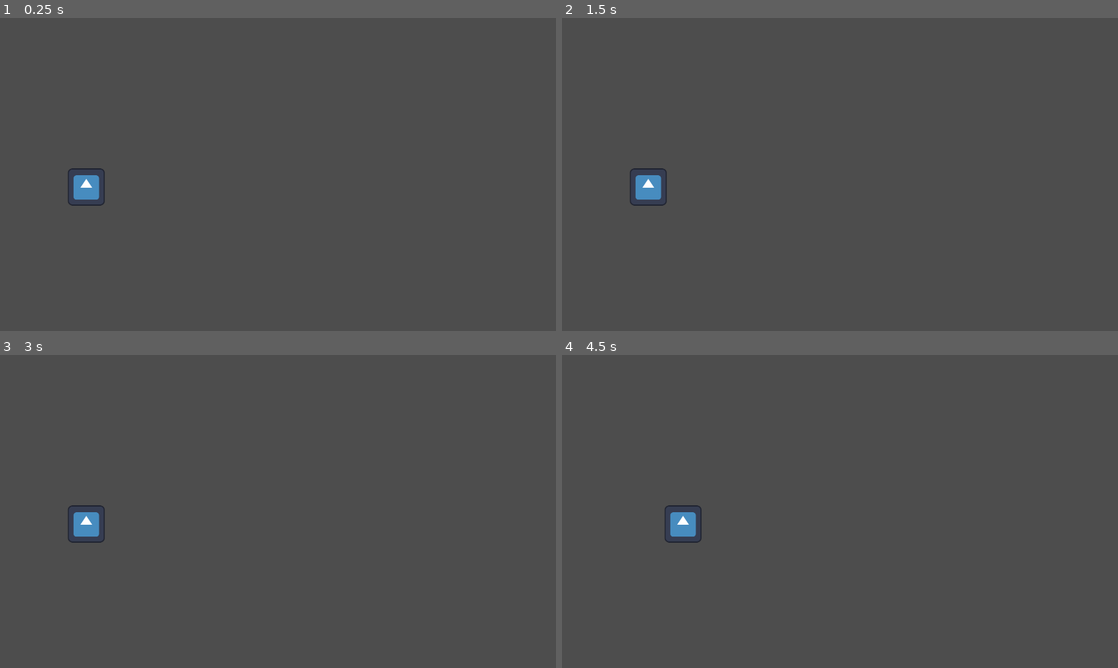
Above: before the commit, frames 1-4 (two rows, left to right).
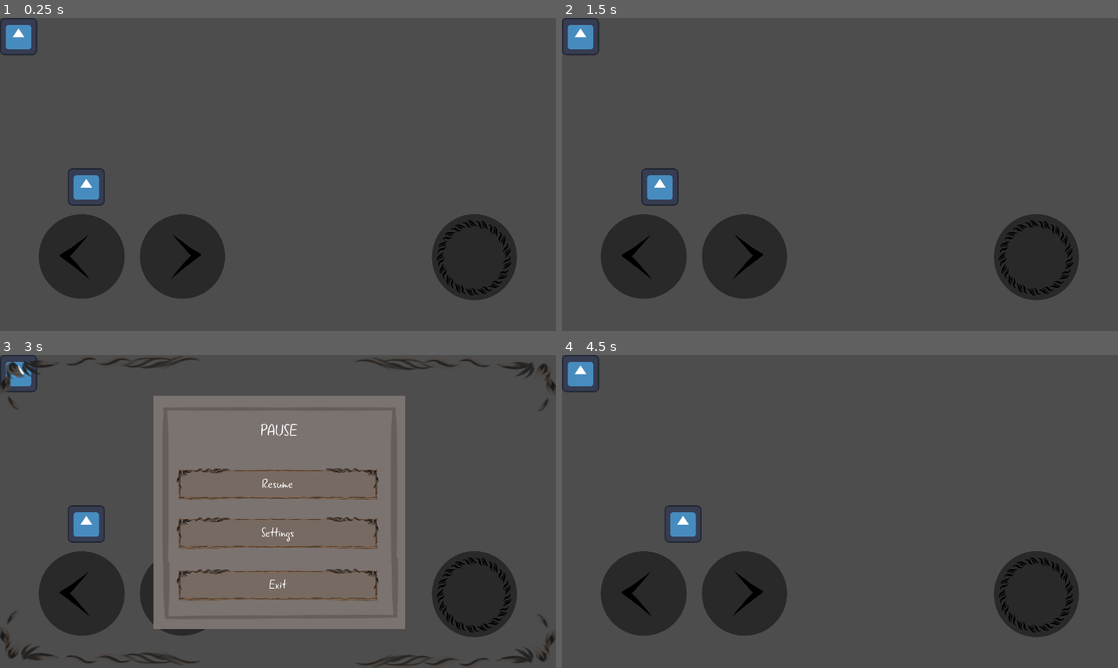
Above: after the commit, the same moments.

Repository: x1000sag/LiniRPGjp
Game: Godot game, scene res://scenes/test_scene.tscn
Same seed, same stepped clock (60 frames per second), same inputs: the game is played once before the commit and once after it. The engine's default icon, where the game draws it, is replaced by a stand-in: a white triangle on a blue panel in a dark square.
Inputs (mouse positions are in pixels of both pictures, inside the frame that each line leads up to):
- Up to frame 1 (0.25 s): no input
- Up to frame 2 (1.5 s): click (745, 255) at 0.52 s; click (1034, 255) at 1.27 s
- Up to frame 3 (3 s): click (83, 592) at 2.02 s; click (16, 373) at 2.77 s
- Up to frame 4 (4.5 s): click (840, 483) at 3.5 s, where only the run after the commit has a clickable "Resume"; tap Enter at 4.25 s; move the mouse to (962, 495) at 4.27 s; hold D (right) from 4.28 s (still down); tap F (interact) at 4.35 s

The runs differ from the first frame. In frame 1, 10% of the frame differs, in the area x 0-93%, y 0-91%; in frame 2, 11%; in frame 3, 42%, in the area x 0-100%, y 0-100%; in frame 4, 10%.

Commit message:
03.01 v3
Android controls

Diff:
--- a/scenes/characters/sripts/main_character.gd
+++ b/scenes/characters/sripts/main_character.gd
@@ -3,16 +3,19 @@
 @export var speed:int
 @onready var ray:RayCast2D = $RayCast2D
 var colider = null
+var an_right:bool
+var an_interact:bool
+var an_left:bool
 
 func _input(event):
 	if Input.is_action_just_pressed("interact"):
 		pass
 
 func _physics_process(delta):
-	if Input.is_action_pressed("right"):
+	if Input.is_action_pressed("right") or an_right:
 		velocity.x = 1
 		$AnimationPlayer/AnimationTree["parameters/idle/blend_position"] = velocity.x
-	elif Input.is_action_pressed("left"):
+	elif Input.is_action_pressed("left") or an_left:
 		velocity.x = -1
 		$AnimationPlayer/AnimationTree["parameters/idle/blend_position"] = velocity.x
 	move_and_collide(velocity*speed)
@@ -20,9 +23,22 @@
 	if ray.is_colliding():
 		colider = ray.get_collider()
 		colider.highlight(true)
-		if Input.is_action_just_pressed("interact") and colider.has_method("interacted"):
+		if Input.is_action_just_pressed("interact") or an_interact and colider.has_method("interacted"):
 			colider.interacted(self)
 	else:
 		if colider != null:
 			colider.highlight(false)
 		colider = null
+
+
+
+func _on_android_controls_an_left_s(BOOL):
+	an_left = BOOL
+
+
+func _on_android_controls_an_right_s(BOOL):
+	an_right = BOOL
+
+
+func _on_android_controls_an_use_s(BOOL):
+	an_interact = BOOL
--- a/scenes/components/script/init_window_component.gd
+++ b/scenes/components/script/init_window_component.gd
@@ -2,19 +2,24 @@
 
 @onready var Menu = preload("res://scenes/ui/esc_menu.tscn")
 @onready var child=Menu.instantiate()
+var an_menu:bool
 
 func _input(event):
 	if !get_parent().has_node("Esc_Menu") and !get_parent().has_node("Window_button"):
-		if event is InputEventKey and event.pressed and event.keycode == KEY_ESCAPE:
+		if (event is InputEventKey and event.pressed and event.keycode == KEY_ESCAPE) or an_menu:
 			Menu = preload("res://scenes/ui/esc_menu.tscn")
 			child=Menu.instantiate()
 			get_parent().add_child(child)
 	elif get_parent().has_node("Window_button"):
-		if event is InputEventKey and event.pressed and event.keycode == KEY_ESCAPE:
+		if (event is InputEventKey and event.pressed and event.keycode == KEY_ESCAPE) or an_menu:
 			Menu = preload("res://scenes/ui/esc_menu.tscn")
 			child=Menu.instantiate()
 			get_parent().add_child(child)
 			get_parent().get_node("Window_button").queue_free()
 	elif get_parent().has_node("Esc_Menu"):
-		if event is InputEventKey and event.pressed and event.keycode == KEY_ESCAPE:
+		if (event is InputEventKey and event.pressed and event.keycode == KEY_ESCAPE) or an_menu:
 			get_parent().get_node("Esc_Menu").queue_free()
+
+
+func _on_android_controls_an_menu_s(BOOL):
+	an_menu = BOOL
--- a/scenes/test_scene.tscn
+++ b/scenes/test_scene.tscn
@@ -1,9 +1,10 @@
-[gd_scene load_steps=7 format=3 uid="uid://bcqjyvh0j3s5b"]
+[gd_scene load_steps=8 format=3 uid="uid://bcqjyvh0j3s5b"]
 
 [ext_resource type="PackedScene" uid="uid://b3vxdciu3dyrk" path="res://scenes/characters/main_character.tscn" id="1_a40uw"]
 [ext_resource type="PackedScene" uid="uid://ct87cjrs67r5v" path="res://scenes/components/init_window_component.tscn" id="2_h8mvf"]
 [ext_resource type="PackedScene" uid="uid://yjiqvk3ke2nc" path="res://scenes/components/interactive_class.tscn" id="3_6wx6q"]
 [ext_resource type="PackedScene" uid="uid://6ngc6hxprc4r" path="res://scenes/ui/diolog.tscn" id="4_jd0lo"]
+[ext_resource type="PackedScene" uid="uid://ch5xms4qvyosu" path="res://scenes/ui/android_controls.tscn" id="5_ckwps"]
 
 [sub_resource type="PhysicsMaterial" id="PhysicsMaterial_8wduo"]
 
@@ -13,8 +14,6 @@
 [node name="Test_scene" type="Node2D"]
 
 [node name="init_window_component" parent="." instance=ExtResource("2_h8mvf")]
-
-[node name="dialog" parent="." instance=ExtResource("4_jd0lo")]
 
 [node name="wall" type="StaticBody2D" parent="."]
 physics_material_override = SubResource("PhysicsMaterial_8wduo")
@@ -29,3 +28,12 @@
 
 [node name="test_iteract_area" parent="." instance=ExtResource("3_6wx6q")]
 position = Vector2(1527, 583)
+
+[node name="android_controls" parent="." instance=ExtResource("5_ckwps")]
+
+[node name="dialog" parent="." instance=ExtResource("4_jd0lo")]
+
+[connection signal="an_left_s" from="android_controls" to="MainCharacter" method="_on_android_controls_an_left_s"]
+[connection signal="an_menu_s" from="android_controls" to="init_window_component" method="_on_android_controls_an_menu_s"]
+[connection signal="an_right_s" from="android_controls" to="MainCharacter" method="_on_android_controls_an_right_s"]
+[connection signal="an_use_s" from="android_controls" to="MainCharacter" method="_on_android_controls_an_use_s"]
--- /dev/null
+++ b/scenes/ui/android_controls.tscn
@@ -0,0 +1,51 @@
+[gd_scene load_steps=6 format=3 uid="uid://ch5xms4qvyosu"]
+
+[ext_resource type="Texture2D" uid="uid://c3uvl2jtrwgix" path="res://resources/textures/android_controls/Interact.png" id="1_bkykj"]
+[ext_resource type="Script" path="res://scenes/ui/sripts/android_controls.gd" id="1_im1h1"]
+[ext_resource type="Texture2D" uid="uid://yd07jofs38s8" path="res://resources/textures/android_controls/right.png" id="2_y3g7i"]
+[ext_resource type="Texture2D" uid="uid://cnrxkrur1c2th" path="res://resources/textures/android_controls/Left.png" id="4_at5px"]
+[ext_resource type="Texture2D" uid="uid://dx7a50s751rn4" path="res://icon.svg" id="5_7bxxl"]
+
+[node name="android_controls" type="CanvasLayer"]
+script = ExtResource("1_im1h1")
+
+[node name="right" type="TextureButton" parent="."]
+offset_left = 477.0
+offset_top = 673.0
+offset_right = 783.0
+offset_bottom = 974.0
+texture_normal = ExtResource("2_y3g7i")
+ignore_texture_size = true
+stretch_mode = 0
+
+[node name="interact" type="TextureButton" parent="."]
+offset_left = 1487.0
+offset_top = 673.0
+offset_right = 1789.0
+offset_bottom = 978.0
+texture_normal = ExtResource("1_bkykj")
+ignore_texture_size = true
+stretch_mode = 0
+
+[node name="left" type="TextureButton" parent="."]
+offset_left = 128.0
+offset_top = 673.0
+offset_right = 434.0
+offset_bottom = 974.0
+texture_normal = ExtResource("4_at5px")
+ignore_texture_size = true
+stretch_mode = 0
+
+[node name="menu" type="TextureButton" parent="."]
+offset_right = 40.0
+offset_bottom = 40.0
+texture_normal = ExtResource("5_7bxxl")
+
+[connection signal="button_down" from="right" to="." method="_on_right_button_down"]
+[connection signal="button_up" from="right" to="." method="_on_right_button_up"]
+[connection signal="button_down" from="interact" to="." method="_on_interact_button_down"]
+[connection signal="button_up" from="interact" to="." method="_on_interact_button_up"]
+[connection signal="button_down" from="left" to="." method="_on_left_button_down"]
+[connection signal="button_up" from="left" to="." method="_on_left_button_up"]
+[connection signal="button_down" from="menu" to="." method="_on_menu_button_down"]
+[connection signal="button_up" from="menu" to="." method="_on_menu_button_up"]
--- /dev/null
+++ b/scenes/ui/sripts/android_controls.gd
@@ -0,0 +1,41 @@
+extends CanvasLayer
+
+signal an_left_s(BOOL:bool)
+signal an_right_s(BOOL:bool)
+signal an_use_s(BOOL:bool)
+signal an_menu_s(BOOL:bool)
+
+
+
+func _on_right_button_down():
+	emit_signal("an_right_s", true)
+
+
+func _on_right_button_up():
+	emit_signal("an_right_s", false)
+
+
+
+func _on_interact_button_down():
+	emit_signal("an_use_s", true)
+
+
+func _on_interact_button_up():
+	emit_signal("an_use_s", false)
+
+
+
+func _on_left_button_down():
+	emit_signal("an_left_s", true)
+
+
+func _on_left_button_up():
+	emit_signal("an_left_s", false)
+
+
+func _on_menu_button_down():
+	emit_signal("an_menu_s", true)
+
+
+func _on_menu_button_up():
+	emit_signal("an_menu_s", false)
Binary file added: Left.png
Not shown, added: Left.png.import
Binary file added: resources/textures/android_controls/Left.png
Not shown, added: resources/textures/android_controls/Left.png.import
Binary file added: resources/textures/android_controls/right.png
Not shown, added: resources/textures/android_controls/right.png.import
